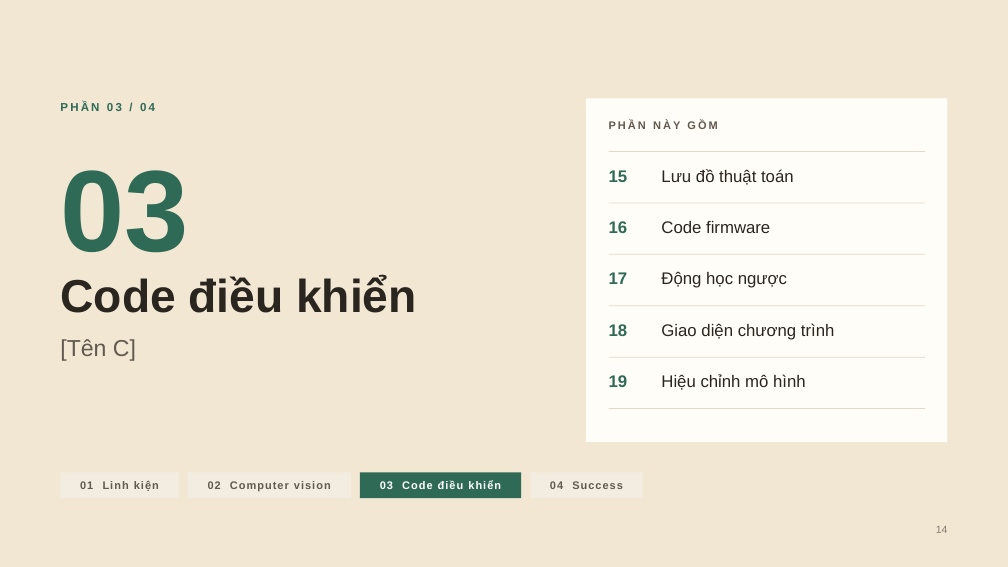
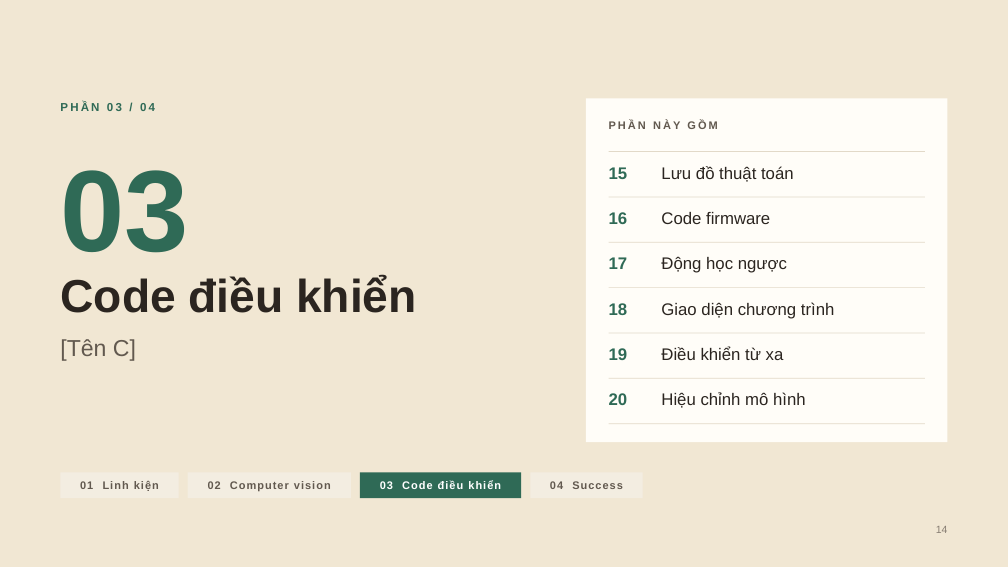
Before and after one commit to DuongNAD/Project_IoT, a slide deck: slide 14 of slides/Project_IoT_ThuyetTrinh.pptx. Drawn at 1008x567 pixels with LibreOffice and Linux fonts; fonts in the diff are those of the drawing. Boxes give left, top, right and bottom in pixels: in the first picture for what was removed or moved away, otherwise in the second. Text is boxed around its words. In the diff, an @@ line names an element or a change of style, - is before the commit and + after.

```diff
--- a/slides/Project_IoT_ThuyetTrinh.pptx
+++ b/slides/Project_IoT_ThuyetTrinh.pptx
@@ rectangle: place and size @@
-rectangle at [609,203,925,203]
+rectangle at [609,197,925,197]
@@ 2 texts, 1 rectangle: place and size @@
-2 texts, 1 rectangle at [609,221,925,255]
+2 texts, 1 rectangle at [609,212,925,243]
@@ text "17": place and size @@
-text "17" at [609,272,628,284]
+text "17" at [609,257,628,269]
@@ text "Động học ngược": place and size @@
-text "Động học ngược" at [661,271,787,288]
+text "Động học ngược" at [661,256,787,273]
@@ 2 texts, 1 rectangle: place and size @@
-2 texts, 1 rectangle at [609,306,925,340]
+2 texts, 1 rectangle at [609,287,925,319]
@@ text "19": place and size @@
-text "19" at [609,375,628,387]
+text "19" at [609,348,628,360]
@@ rectangle added at [609,333,925,333], fill #E2D9C8 @@
@@ text added at [661,346,784,360], 16 pt, text #2B2520 @@
+Điều khiển từ xa
@@ rectangle: place and size @@
-rectangle at [609,357,925,358]
+rectangle at [609,378,925,379]
@@ text "Hiệu chỉnh mô hình": place and size @@
-text "Hiệu chỉnh mô hình" at [661,374,806,390]
+text "Hiệu chỉnh mô hình" at [661,392,806,408]
@@ text added at [609,393,628,405], 16 pt, text #2F6A56, bold @@
+20
@@ rectangle: place and size @@
-rectangle at [609,408,925,409]
+rectangle at [609,423,925,424]
```
Also in this commit, not shown: 13 other slides changed, 1 slide added, 26 other files.
